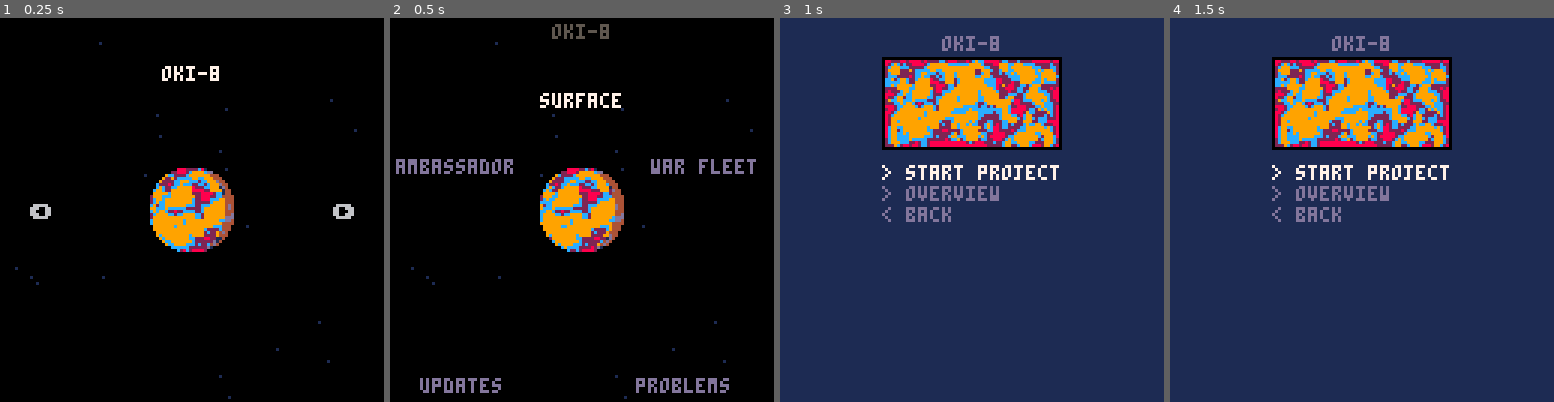
Above: before the commit, frames 1-4 (left to right).
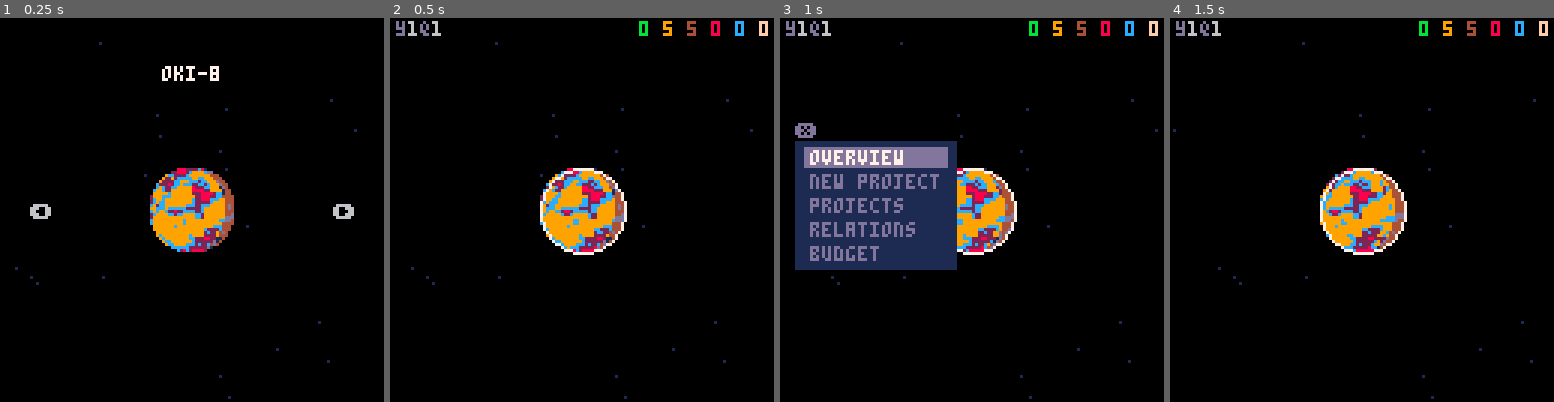
Above: after the commit, the same moments.

Repository: ironchestgames/pico-8-carts
Game: PICO-8 cartridge planetgov.p8
The game is run twice, just before and just after one commit, with the same random seed, the same clock (stepped at 60 frames per second) and the same inputs.
Inputs:
- Up to frame 1 (0.25 s): no input
- Up to frame 2 (0.5 s): tap X (X key) at 0.33 s
- Up to frame 3 (1 s): tap O (Z key) at 0.7 s
- Up to frame 4 (1.5 s): tap X (X key) at 1.07 s

Frame 1 is identical in both runs. In frame 2, 5.1% of the frame differs, in the area x 1-99%, y 0-98%; in frame 3, 90%; in frame 4, 99%, in the area x 0-100%, y 0-100%.

Commit message:
planetgov - new everything wip

Diff:
--- a/planetgov.p8
+++ b/planetgov.p8
@@ -52,6 +52,12 @@
   _tc[_k]=_v
  end
  return _tc
+end
+
+function shift(_t)
+ local t1=_t[1]
+ del(_t,_t1)
+ return _t1
 end
 
 function dist(x1,y1,x2,y2)
@@ -201,10 +207,18 @@
  mapheight_h=mapheight/2
  mapheight_2=mapheight*2
 
+ tyear=mapheight_2/rotationspeed
+
  genmap(mapheight_2,mapheight)
 end
 
+t=0
+seed=rnd()
+stars={}
+colshade=s2t'1;1;1;2;1;13;6;2;4;4;3;13;1;2;4;'
+
 function updatestars()
+
  for _s in all(stars) do
   _s.x+=_s.dx
   if _s.x < 0 then
@@ -290,110 +304,6 @@
  end
 end
 
-projectconfs={
- {
-  'social services ',
-  t=5,
-  update=function(p)
-   if p.t >= 0 then
-    local v=flr(max(1,pop*0.001))
-    p[2]=getsgn(v)..abs(v)..' pop'
-    pop_agr+=v
-   else
-    p.removeme=true
-   end
-  end,
- }
-}
-
-pop=1000
-pop_gr=0
-pop_agr=0
-projects={}
-
-function startproject(_pconf)
- add(projects,clone(_pconf))
- surfaceinit()
-end
-
-function updategame()
- t+=1
- if t % 30 != 0 then
-  return
- end
-
- -- organic pop growth
- pop+=pop_gr+pop_agr
- pop_gr=flr((getnormdist()-0.49)*max(1,pop*0.006)+0.5)
- pop_agr=0
-
- -- update projects
- for _p in all(projects) do
-  if _p.hasproblem then
-   -- todo
-  else
-   _p.t-=1
-   _p.update(_p)
-  end
- end
- for _p in all(projects) do
-  if _p.removeme then
-   del(projects,_p)
-  end
- end
-end
-
-seed=rnd()
-t=0
-stars={}
-colshade=s2t'1;1;1;2;1;13;6;2;4;4;3;13;1;2;4;'
-
-function surfaceupdate()
- selitems[sel][3]=nil
- if btnp(2) then
-  sel=max(sel-1,1)
- elseif btnp(3) then
-  sel=min(sel+1,#selitems)
- end
- if btnp(4) then
-  selitems[sel][2]()
- end
- selitems[sel][3]=7
-
- updategame()
-end
-
-function surfacedraw()
- cls(1)
- print(planetname,64-#planetname*2,6,14-1)
- rect(mapx-1,14-1,mapx+mapheight_2,mapheight+14,0)
- sspr(0,0,mapheight_2,mapheight,mapx,14)
- local offy=mapheight+14+6
- for selitem in all(selitems) do
-  print(selitem[1],34,offy,selitem[3] or 13)
-  offy+=7
- end
-end
-
-function surfaceinit()
- _update,_draw=surfaceupdate,surfacedraw
- mapx=(128-mapheight_2)/2
- sel=1
- selitems={
-  {'> start project',function()
-   sel=1
-   selitems={
-    {'> '..projectconfs[1][1],curry(startproject,projectconfs[1])},
-    {'< back',surfaceinit},
-   }
-  end},
-  {'> overview',overviewinit},
-  {'< back',planetinit},
- }
-end
-
-
-sel=nil
 function perfsel(cur,items)
  local _closestd=999
  local _closest=nil
@@ -401,7 +311,7 @@
   if _i != cur then
    local _a=atan2(_i[2]-cur[2],_i[3]-cur[3])%1
    local _d=dist(_i[2],_i[3],cur[2],cur[3])
-   if (btnp(3)) debug(_a,_d,_closestd)
+   -- if (btnp(3)) debug(_a,_d,_closestd)
    if _d < _closestd and
       ((btnp(0) and _a >= 0.375 and _a <= 0.625) or
        (btnp(1) and (_a >= 0.875 or _a <= 0.125)) or
@@ -415,40 +325,305 @@
  return _closest or cur
 end
 
-function planetupdate()
- sel=perfsel(sel,selitems)
- if btnp(4) then
-  sel[4]()
- end
-
- updategame()
+values={
+ wealth=0.1,
+ man_wealth=6,
+ sup_wealth=0,
+ poverty=0.1,
+ man_poverty=6,
+ sup_poverty=5,
+ pollution=0.1,
+ man_pollution=6,
+ sup_pollution=5,
+ leftism=0.1,
+ man_leftism=6,
+ sup_leftism=0,
+ rightism=0.1,
+ man_rightism=6,
+ sup_rightism=0,
+ favors=0,
+}
+
+year=0
+quart=1
+
+comingevents={
+ -- {
+ --  q=2,
+ --  t='ambassador',
+ --  text='ambassador from _\nis kindly inviting you to\ncontribute to relief efforts\nfrom climate catastrophe.',
+ --  effects={
+ --   {t='wealth',v=0.05,text='^b+5% wealth'},
+ --   {t='sup_rightism',v=-1,text='^c-1 support'},
+ --   {t='favors',v=1,text='^f+1 favors'},
+ --  }
+ -- }
+ {
+  q=1,
+  t='ambassador',
+  text='ambassador from _\nis kindly inviting you to\nbuy waste products to\nprevent climate catastrophe',
+  effects={
+   {t='wealth',v=0.05,text='^b+5% wealth'},
+   {t='sup_pollution',v=-1,text='^c-1 support'},
+   {t='favors',v=1,text='^f+1 favors'},
+  }
+ }
+}
+
+ships={}
+
+function drawbar(_xoff,_yoff,_col,_val)
+ rect(_xoff,_yoff,_xoff+36,_yoff+4,_col)
+ rectfill(_xoff,_yoff,_xoff+36*_val,_yoff+4,_col)
+end
+
+function drawextrem(_xoff,_yoff,_leftism,_rightism)
+ rect(_xoff,_yoff,_xoff+17,_yoff+4,8)
+ rectfill(_xoff,_yoff,_xoff+17*_leftism,_yoff+4,8)
+
+ rect(_xoff+19,_yoff,_xoff+20+16,_yoff+4,12)
+ rectfill(_xoff+19,_yoff,_xoff+20+16*_rightism,_yoff+4,12)
+end
+
+dialogs={
+ planet={
+  name='planet',
+  selitems={
+   {function() setdialog('overview') end,0,1,'overview'},
+   {function() debug('new project') end,0,2,'new project'},
+   {function() debug('projects') end,0,3,'projects'},
+   {function() debug('relations') end,0,4,'relations'},
+   {function() debug('budget') end,0,5,'budget'},
+  },
+  r={5,41,58,83},
+ },
+ overview={
+  name='overview',
+  selitems={},
+  r={4,16,123,123},
+  draw=function(_dialog)
+   local _yoff=3+_dialog.r[2]
+   print(planetname,64-#planetname*2,_yoff,13)
+
+   _yoff+=5+7
+   _xoff=123-5-37
+   print('wealth',4+3,_yoff,13)
+   drawbar(_xoff,_yoff,11,values.wealth)
+
+   _yoff+=5+3
+   print('poverty',4+3,_yoff,13)
+   drawbar(_xoff,_yoff,9,values.poverty)
+
+   _yoff+=5+3
+   print('pollution',4+3,_yoff,13)
+   drawbar(_xoff,_yoff,4,values.pollution)
+
+   _yoff+=5+3
+   print('extremism',4+3,_yoff,13)
+   drawextrem(_xoff,_yoff,values.leftism,values.rightism)
+
+   _yoff+=5+3
+   print('congress',4+3,_yoff,13)
+   local _s='^b'..values.sup_wealth..' ^9'..values.sup_poverty..' ^4'..values.sup_pollution..' ^8'..values.sup_leftism..' ^c'..values.sup_rightism
+   printc(_s,123-4-(#_s-10)*4,_yoff)
+
+   _yoff+=5+4
+   local _mans={values.man_wealth,values.man_poverty,values.man_pollution,values.man_leftism,values.man_rightism}
+   local _sups={values.sup_wealth,values.sup_poverty,values.sup_pollution,values.sup_leftism,values.sup_rightism}
+   local _cols={11,9,4,8,12}
+   local _col=nil
+   local _manc=-1
+   for _i=1,33 do
+    local _i1=_i-1
+    local _x,_y=123-38+flr(_i1/3)*3,_yoff+(_i1%3)*3
+
+    local _v=0
+    for _j=1,#_mans do
+     _v+=_mans[_j]
+     if _i <= _v then
+      if _manc < 0 then
+       _manc=_sups[_j]
+      end
+      _col=_cols[_j]
+      break
+     end
+    end
+
+    if _manc > 0 then
+     rectfill(_x-1,_y-1,_x+1,_y+1,13)
+    end
+    pset(_x,_y,_col)
+
+    _col=5
+    _manc-=1
+   end
+
+   _yoff+=11
+   print('favors',4+3,_yoff,13)
+   print(values.favors,_xoff,_yoff,15)
+
+   _yoff+=5+3
+   print('military',4+3,_yoff,13)
+   -- draw military icons
+  end,
+ },
+ ambassador={
+  name='ambassador',
+  selitems={
+   {function(_dialog)
+     for _i=1,#_dialog.obj.effects do
+      local _e=_dialog.obj.effects[_i]
+      values[_e.t]+=_e.v
+     end
+    end,0,1,'agree'},
+   {function() debug('refuse') end,0,2,'refuse'},
+  },
+  r={4,16,123,123},
+  draw=function(_dialog)
+   local _yoff=3+_dialog.r[2]
+   print(_dialog.obj.text,4+3,_yoff,13)
+
+   _yoff+=23+7
+   for _i=1,#_dialog.obj.effects do
+    local _e=_dialog.obj.effects[_i]
+    printc(_e.text,4+3,_yoff)
+    -- local _prefix=sub(_e,1,3)
+    -- if _prefix != 'sup' then
+    --  drawbar(_xoff,_yoff,11,_e.v)
+    -- end
+
+    _yoff+=5+3
+   end
+
+  end,
+ }
+}
+
+dialog=nil
+
+function setdialog(name,obj)
+ dialog=dialogs[name]
+ dialog.sel=dialog.selitems[1]
+ dialog.obj=obj
+end
+
+sel=nil
+function gameupdate()
+ if dialog then
+  if dialog.sel then
+   dialog.sel=perfsel(dialog.sel,dialog.selitems)
+   if btnp(4) then
+    dialog.sel[1](dialog)
+   end
+  end
+  if btnp(5) then
+   dialog=nil
+  end
+ else
+  sel=perfsel(sel,selitems)
+  if btnp(4) then
+   sel[4]()
+  end
+  -- todo: x to quick-select planet?
+ end
+
+ if ispaused then
+  return
+ end
  updatestars()
-end
-
-selmar=8
-function planetdraw()
+
+ t+=1
+ t=t%tyear
+
+ if t <= 1 then
+  year+=1
+  if year%4 == 0 then
+   local _b8=values.wealth+values.poverty+values.pollution+values.leftism+values.rightism
+   local _mandates=function(_max, _value) return max(_max,flr(_value/_b8*33)) end
+
+   values.man_wealth=_mandates(1,values.wealth)
+   values.sup_wealth=flr(values.man_wealth*values.wealth)
+
+   values.man_poverty=_mandates(1,values.poverty)
+   values.sup_poverty=flr(values.man_poverty*(1-values.poverty))
+
+   values.man_pollution=_mandates(1,values.pollution)
+   values.sup_pollution=flr(values.man_pollution*(1-values.pollution))
+
+   values.man_leftism=_mandates(2,values.leftism)
+   values.sup_leftism=flr(values.man_leftism*values.leftism)
+
+   values.man_rightism=_mandates(2,values.rightism)
+   values.sup_rightism=flr(values.man_rightism*values.rightism)
+
+   -- todo: open new-budget dialog
+
+   -- ispaused=true
+  end
+ end
+ quart=ceil((t%tyear)/(tyear/4))
+
+ local _event
+ for _e in all(comingevents) do
+  if _e.q == quart then
+   del(comingevents,_e)
+   if _e.t == 'ambassador' then
+    _e[1]=6
+    _e[2]=16
+    _e[3]=30
+    _e[4]=function() setdialog('ambassador',_e) end
+    add(ships,_e)
+    add(selitems,_e)
+   end
+
+   break -- only one event each quart
+  end
+ end
+
+end
+
+function gamedraw()
  cls()
  drawstarsplanet()
- print(planetname,64-#planetname*2,2,5)
-
- for _i in all(selitems) do
-  local _c=13
-  if (sel==_i) _c=7
-  print(_i[1],_i[2]-#_i[1]*2,_i[3],_c)
-
-  -- debug draw
-  -- pset(_i[2],_i[3],12)
-
-  -- local h=64
-  -- local _a=0.05
-  -- line(_i[2],_i[3],_i[2]+cos(_a)*h,_i[3]-sin(_a)*h,11)
-  -- _a=0.45
-  -- line(_i[2],_i[3],_i[2]+cos(_a)*h,_i[3]-sin(_a)*h,11)
-
-  -- _a=0.55
-  -- line(_i[2],_i[3],_i[2]+cos(_a)*h,_i[3]-sin(_a)*h,10)
-  -- _a=0.95
-  -- line(_i[2],_i[3],_i[2]+cos(_a)*h,_i[3]-sin(_a)*h,10)
+
+ printc('^dy^6'..year..'^dq^6'..quart,2,1)
+ local _s='^b'..values.sup_wealth..' ^9'..values.sup_poverty..' ^4'..values.sup_pollution..' ^8'..values.sup_leftism..' ^c'..values.sup_rightism..' ^f'..values.favors
+ printc(_s,127-(#_s-12)*4,1)
+
+ circ(sel[2],sel[3],sel[1],7)
+
+ if dialog then
+  print('\x97',dialog.r[1],dialog.r[2]-6,13)
+  rectfill(dialog.r[1],dialog.r[2],dialog.r[3],dialog.r[4],1)
+
+  if dialog.draw then
+   dialog.draw(dialog)
+  end
+
+  for _i in all(dialog.selitems) do
+   local _c=13
+   local y=dialog.r[4]-(#dialog.selitems-_i[3]+1)*8+1
+   if dialog.sel==_i then
+    rectfill(dialog.r[1]+3,y-1,dialog.r[3]-3,y+5,_c)
+    _c=7
+   end
+   print(_i[4],10+_i[2],y,_c)
+
+
+   -- debug draw
+   -- pset(_i[2],_i[3],12)
+
+   -- local h=64
+   -- local _a=0.05
+   -- line(_i[2],_i[3],_i[2]+cos(_a)*h,_i[3]-sin(_a)*h,11)
+   -- _a=0.45
+   -- line(_i[2],_i[3],_i[2]+cos(_a)*h,_i[3]-sin(_a)*h,11)
+
+   -- _a=0.55
+   -- line(_i[2],_i[3],_i[2]+cos(_a)*h,_i[3]-sin(_a)*h,10)
+   -- _a=0.95
+   -- line(_i[2],_i[3],_i[2]+cos(_a)*h,_i[3]-sin(_a)*h,10)
+  end
  end
 
  if dev then
@@ -456,14 +631,11 @@
  end
 end
 
-function planetinit()
- _update,_draw=planetupdate,planetdraw
+function gameinit()
+ t=0
+ _update,_draw=gameupdate,gamedraw
  selitems={
-  {'surface',64,25,surfaceinit},
-  {'ambassador',22,47,function() end},
-  {'war fleet',105,47,function() end},
-  {'updates',24,120,function() end},
-  {'problems',98,120,function() end},
+  {discsize_h,left_ds-discsize_h,top_ds-discsize_h,curry(setdialog,'planet')},
  }
  sel=selitems[1]
 end
@@ -484,7 +656,7 @@
   newplanet(seed)
  end
  if btnp(4) or btnp(5) then
-  planetinit()
+  gameinit()
  end
 
  updatestars()
@@ -500,8 +672,9 @@
  end
 
  print(planetname,64-#planetname*2,16,7)
- print('\x8b',10,62,({[false]=6,[true]=7})[leftd])
- print('\x91',111,62,({[false]=6,[true]=7})[rightd])
+ local _cols={[false]=6,[true]=7}
+ print('\x8b',10,62,_cols[leftd])
+ print('\x91',111,62,_cols[rightd])
 end
 
 function startinit()
